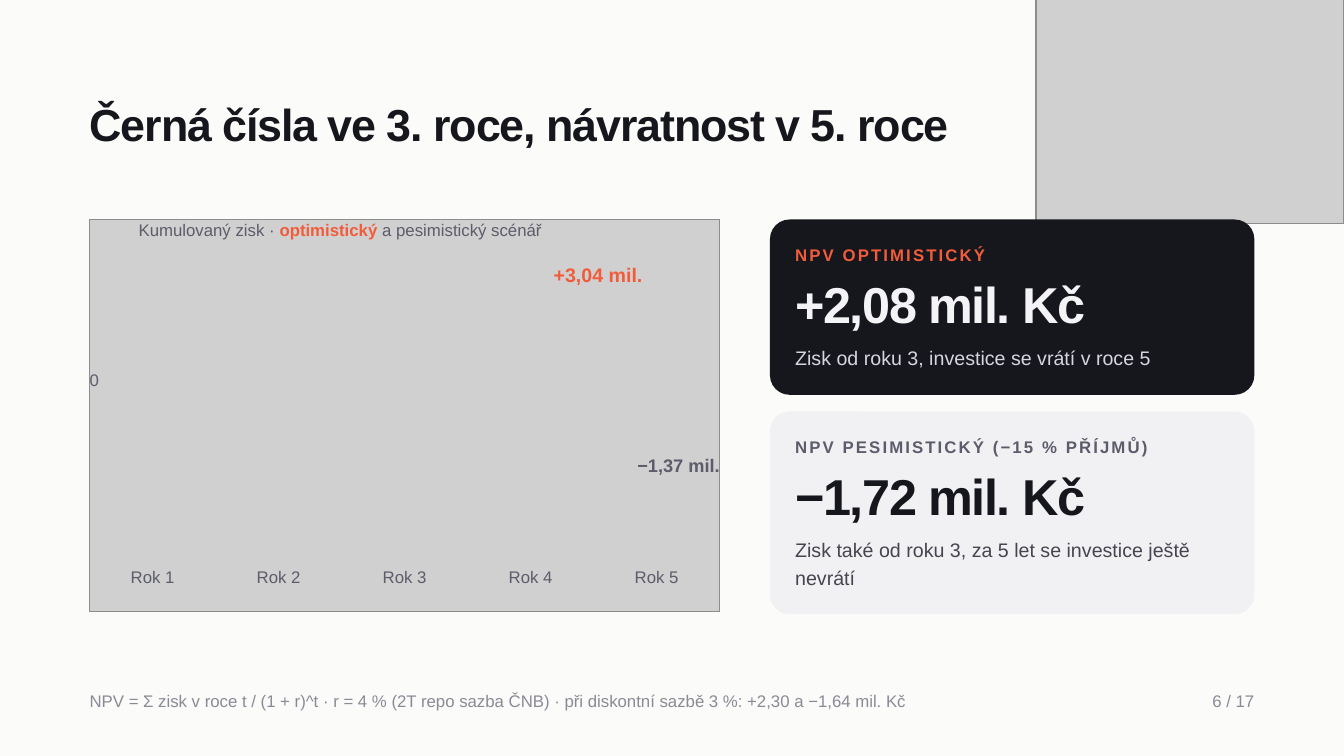
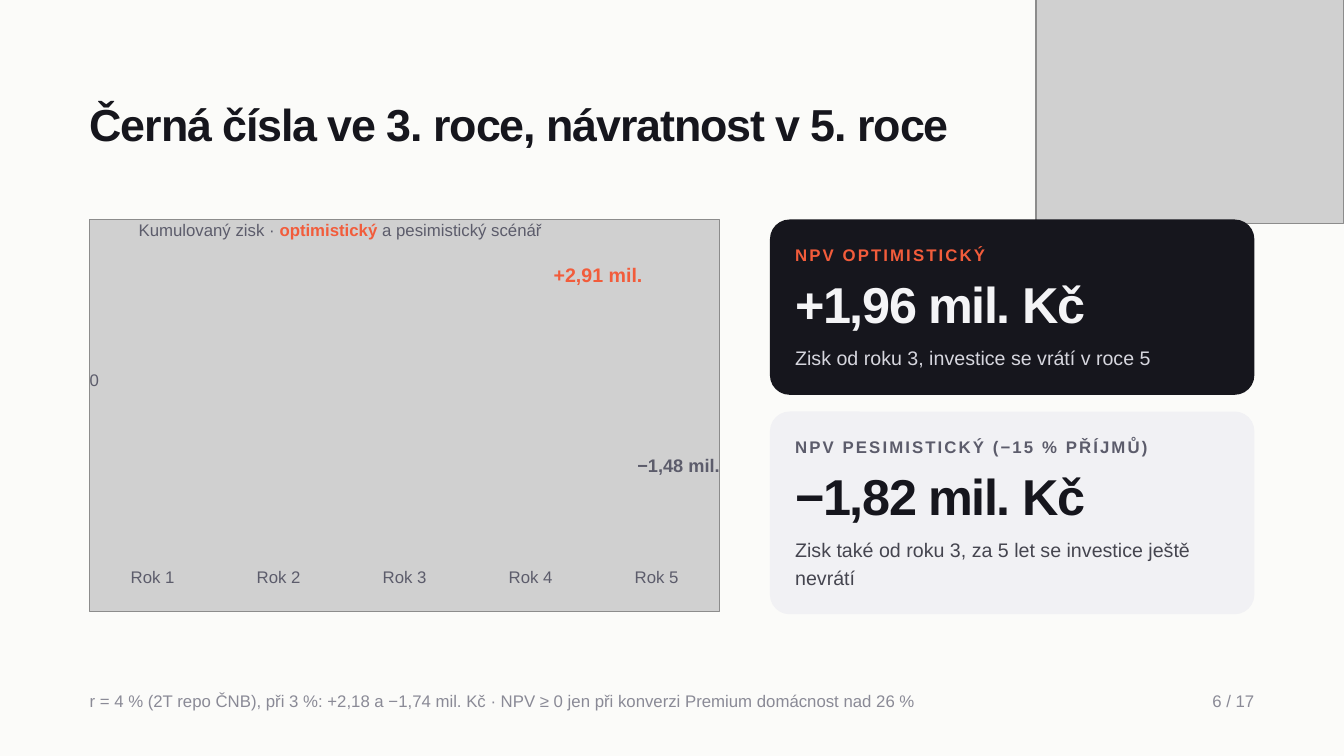
Before and after one commit to vedernikovalex/rizeni_it_projektu, a slide deck: slide 6 of spolubyt-cast-2.pptx. Drawn at 1344x756 pixels with LibreOffice and Linux fonts; fonts in the diff are those of the drawing; grey boxes stand for pictures. Boxes give left, top, right and bottom in pixels: in the first picture for what was removed or moved away, otherwise in the second. Text is boxed around its words. In the diff, an @@ line names an element or a change of style, - is before the commit and + after.

```diff
--- a/spolubyt-cast-2.pptx
+++ b/spolubyt-cast-2.pptx
@@ text at [554,268,643,285]: text changed @@
-+3,04 mil.
++2,91 mil.
@@ text at [795,285,1085,331]: text changed @@
-+2,08 mil. Kč
++1,96 mil. Kč
@@ text at [637,459,719,475]: text changed @@
-−1,37 mil.
+−1,48 mil.
@@ text at [795,477,1085,523]: text changed @@
-−1,72 mil. Kč
+−1,82 mil. Kč
@@ text at [90,694,895,711]: text changed @@
-NPV = Σ zisk v roce t / (1 + r)^t · r = 4 % (2T repo sazba ČNB) · při diskontní sazbě 3 %: +2,30 a −1,64 mil. Kč
+r = 4 % (2T repo ČNB), při 3 %: +2,18 a −1,74 mil. Kč · NPV ≥ 0 jen při konverzi Premium domácnost nad 26 %
```
Also in this commit, not shown: 6 other slides changed, 9 other files.
